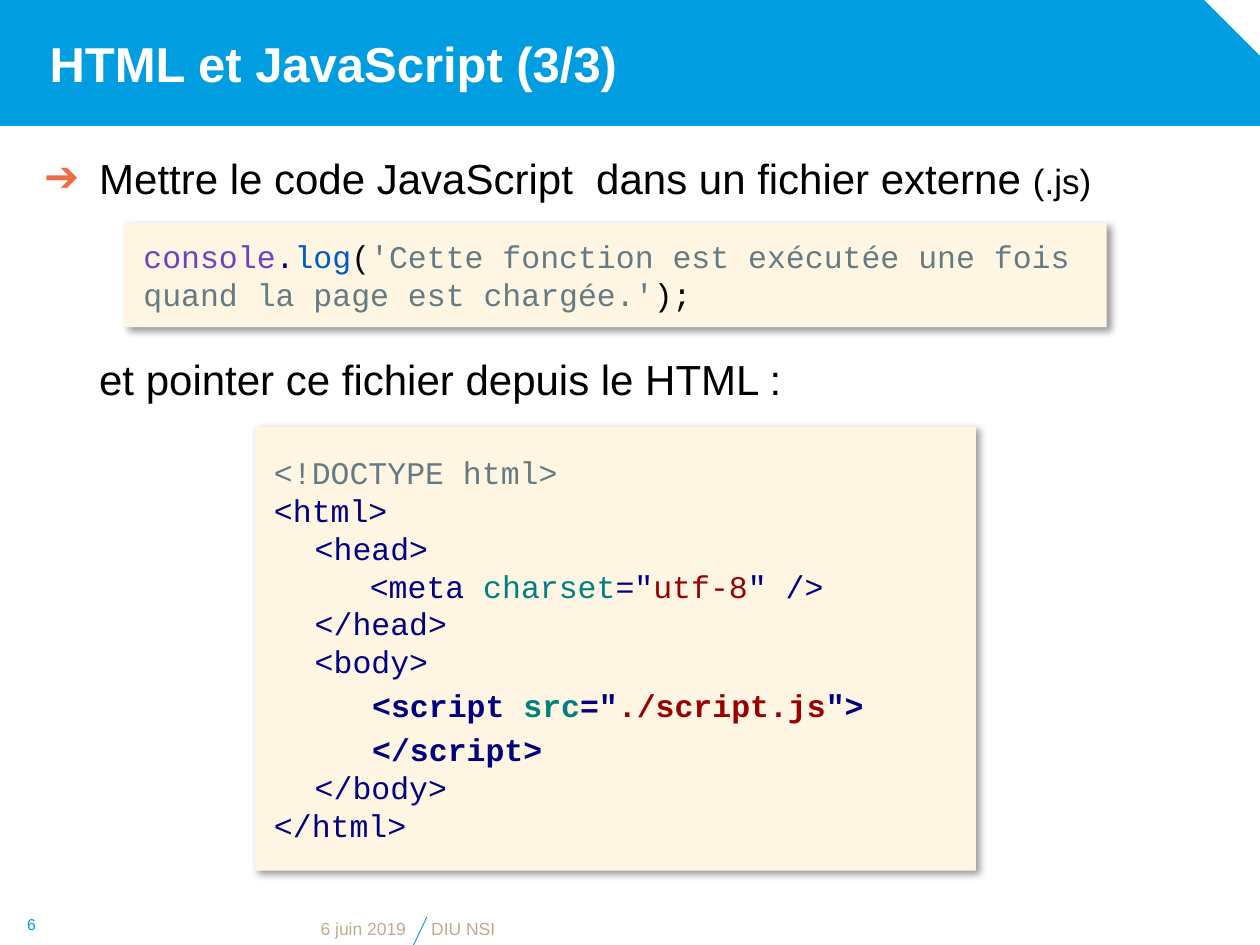
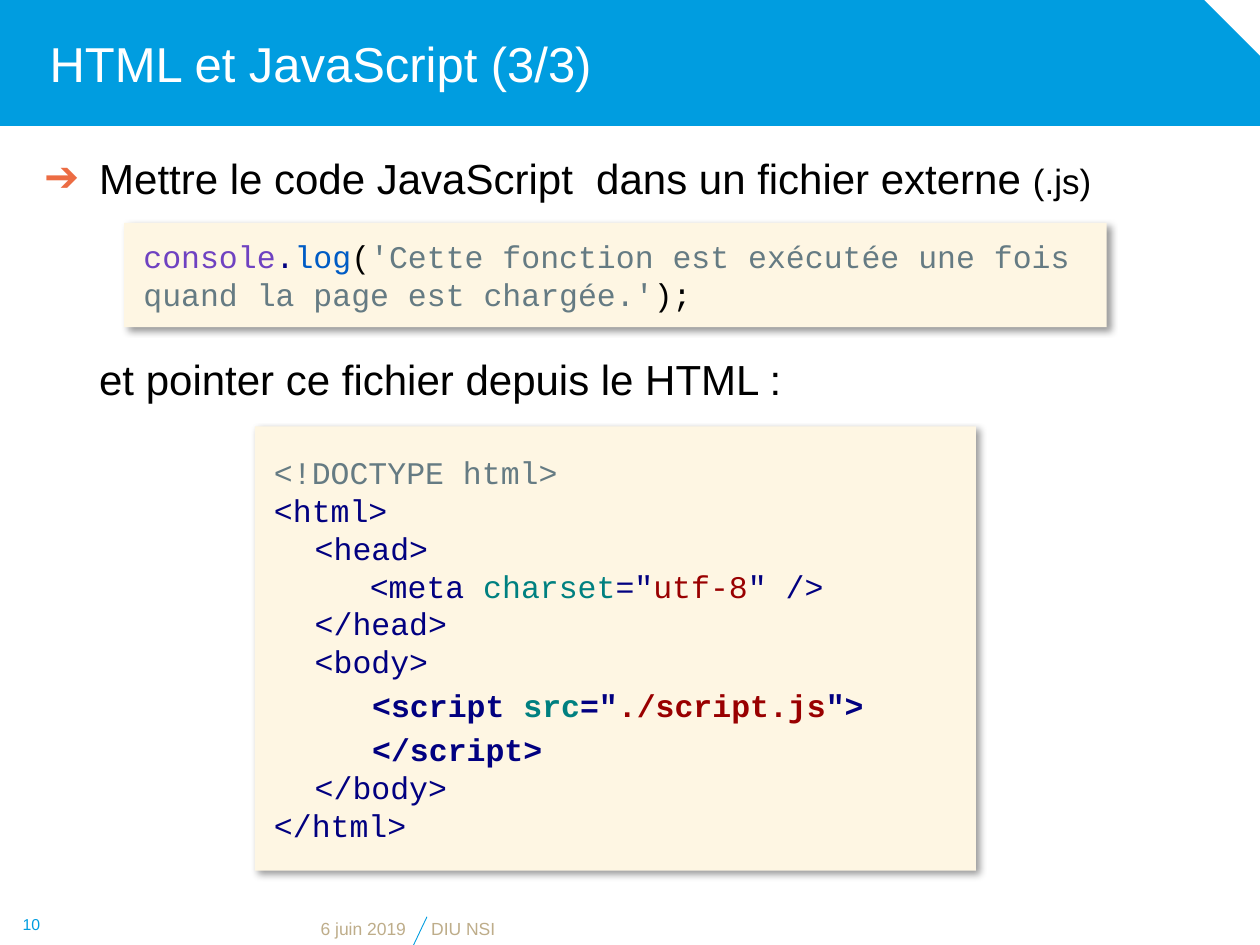
Before and after one commit to diu-uf-bordeaux/bloc1, a slide deck: slide 10 of web/4-JS/JavaScript.pptx (slide 6 before the commit). Drawn at 1260x945 pixels with LibreOffice and Linux fonts; fonts in the diff are those of the drawing; background and template pictures are left out. Boxes give left, top, right and bottom in pixels: in the first picture for what was removed or moved away, otherwise in the second. Text is boxed around its words. In the diff, an @@ line names an element or a change of style, - is before the commit and + after.

```diff
--- a/web/4-JS/JavaScript.pptx
+++ b/web/4-JS/JavaScript.pptx
@@ title "HTML et JavaScript (3/3)" at (x1=50, y1=46, x2=592, y2=92): bold off @@
@@ page number at (x1=23, y1=919, x2=41, y2=930): text changed @@
-6
+10
```
Also in this commit, not shown: 8 other slides changed, 5 slides added, 1 slide removed, 1 other file.
